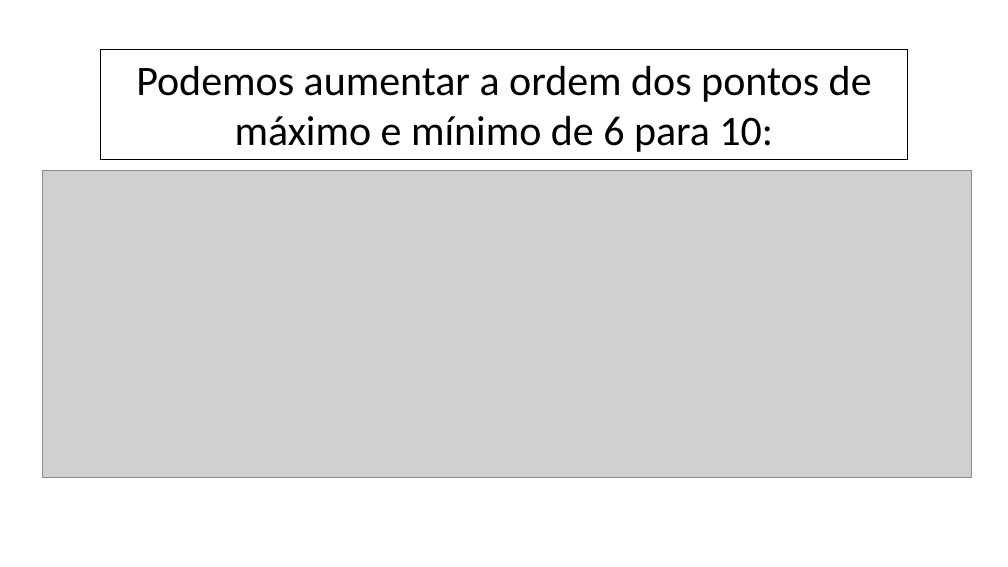
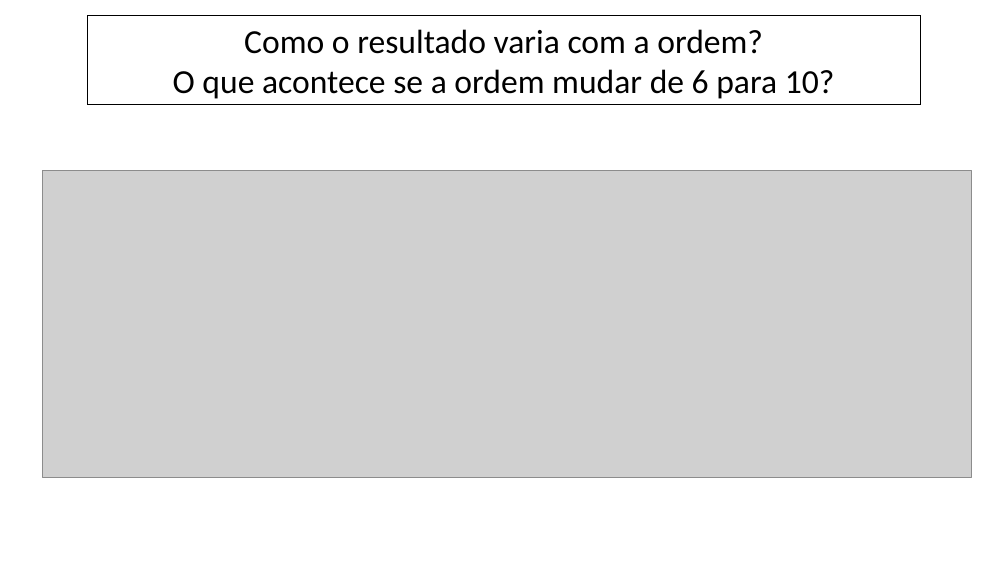
Before and after one commit to fabiomcdc/Projeto_Linhas_de_Tendencia_RSI, a slide deck: slide 22 of planilhas e ppts/PPT_linhas_de_tendencias.pptx (slide 12 before the commit). Drawn at 1008x567 pixels with LibreOffice and Linux fonts; fonts in the diff are those of the drawing; grey boxes stand for pictures. Boxes give left, top, right and bottom in pixels: in the first picture for what was removed or moved away, otherwise in the second. Text is boxed around its words. In the diff, an @@ line names an element or a change of style, - is before the commit and + after.

```diff
--- a/planilhas e ppts/PPT_linhas_de_tendencias.pptx
+++ b/planilhas e ppts/PPT_linhas_de_tendencias.pptx
@@ rectangle "Como o resultado varia com ...": place and size @@
-rectangle "Como o resultado varia com ..." at (101, 50, 907, 160)
+rectangle "Como o resultado varia com ..." at (87, 16, 920, 105)
@@ text in rectangle at (173, 29, 835, 99): text changed; size 40 to 32 pt @@
-Podemos aumentar a ordem dos pontos de máximo e mínimo de 6 para 10:
+Como o resultado varia com a ordem?
+O que acontece se a ordem mudar de 6 para 10?
```
Also in this commit, not shown: 14 other slides changed, 15 slides added, 42 other files.
